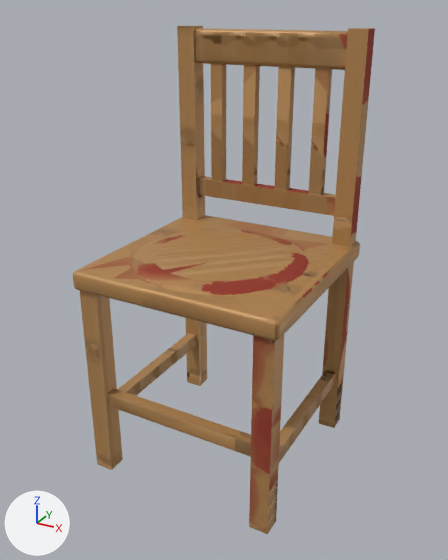
An edit to the glTF model priv/models/chair_edits.glb, drawn before and after from the same camera.
The view is the same before and after, from a 50 mm camera at (0.573, -1.046, 0.936) aimed at (0.005, -0.012, 0.42). Lighting does not change. The marker at lower left points along +X, +Y and +Z. The first picture is the older version. Vertices at exactly the same position are counted once.

The first picture shows 'chair_edits'.
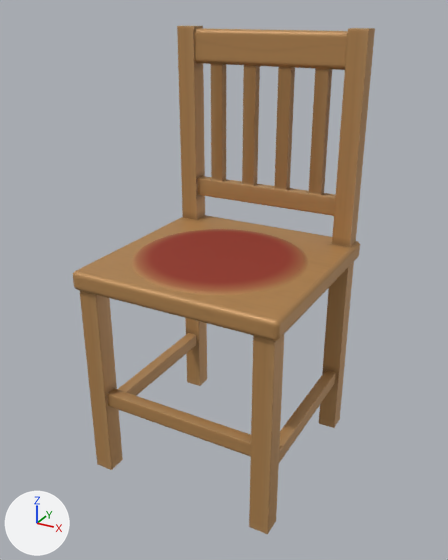
Where the change shows, as pixel boxes [x1, y1, x2, y2] in the pictures (448 x 560 px; the box of a moved part takes in the faces that stretch with it):
part 1 of me_chair_edits, moved or reshaped: before [77, 229, 339, 306]; after [82, 226, 342, 306]
part 2 of me_chair_edits, surface changed: [85, 26, 375, 534] in both

What the commit changed:
me_chair_edits has 3984 vertices, 8000 faces and spans x -0.22..0.22, y -0.22..0.22, z 0.0..0.9.
me_chair_edits is used by ob_chair_edits; location (0.0, 0.0, 0.0).
me_chair_edits part 1: 170 vertices moved from x -0.173..0.177, y -0.179..0.139, z 0.424..0.478 to x -0.175..0.177, y -0.18..0.14, z 0.424..0.478; 653 vertices removed from x -0.211..0.182, y -0.202..0.162, z 0.424..0.478; 653 vertices added at x -0.206..0.206, y -0.2..0.16, z 0.424..0.478.
me_chair_edits part 2: 5546 kept faces spanning x -0.22..0.22, y -0.22..0.22, z 0.0..0.9 get new texture (UV) coordinates.
